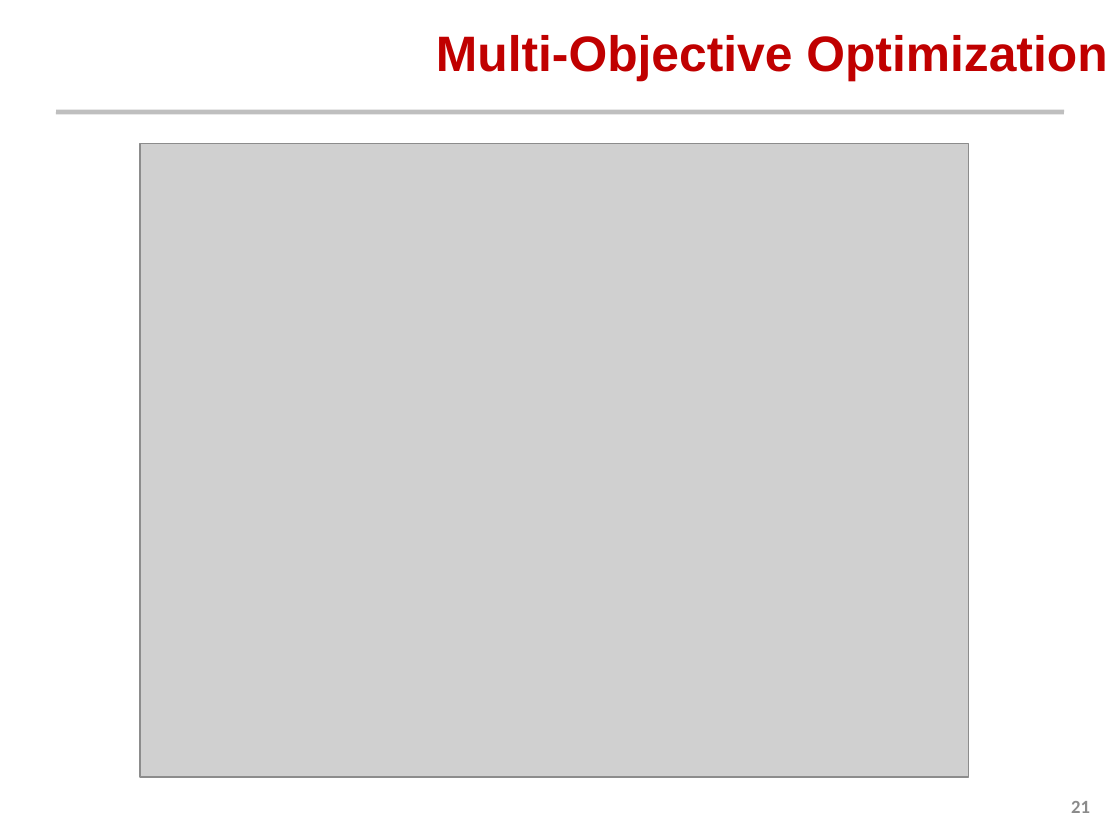
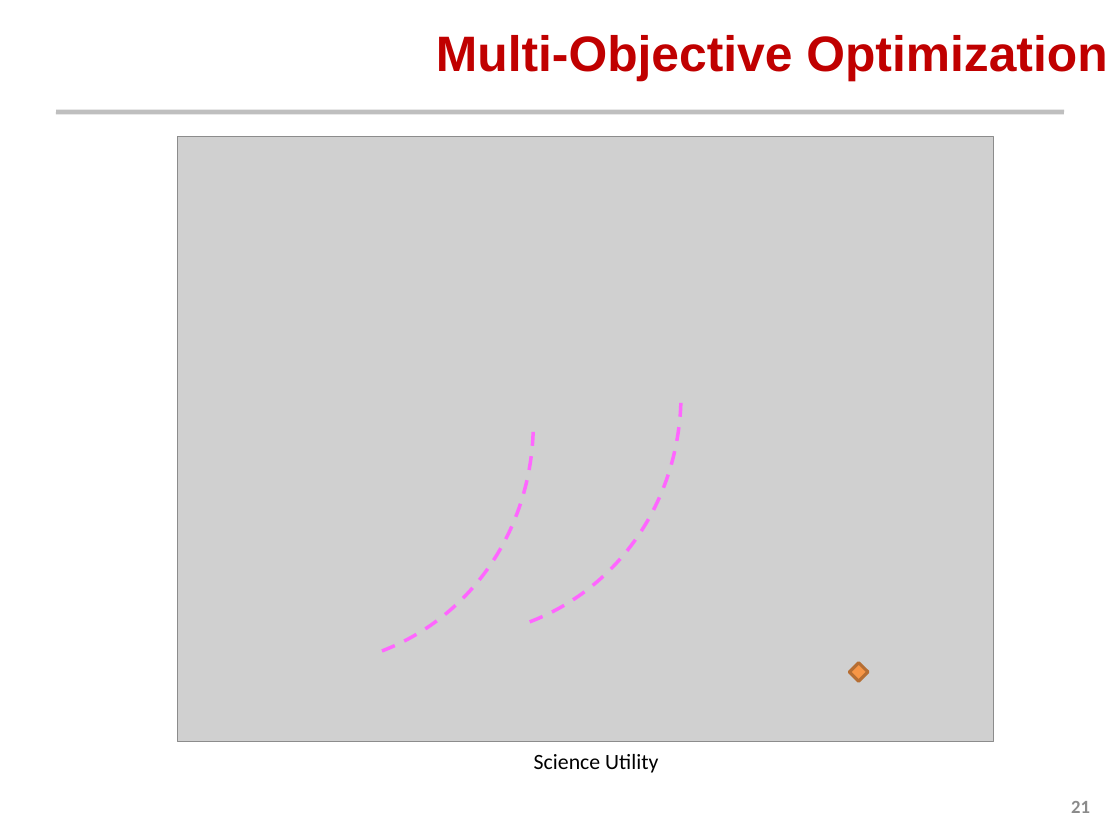
Before and after one commit to AeroSigma/Mars2040, a slide deck: slide 21 of MSDO/Assignment5/Mars 2040 Optimization Presentation.pptx. Drawn at 1120x840 pixels with LibreOffice and Linux fonts; fonts in the diff are those of the drawing; grey boxes stand for pictures; background and template pictures are left out. Boxes give left, top, right and bottom in pixels: in the first picture for what was removed or moved away, otherwise in the second. Text is boxed around its words. In the diff, an @@ line names an element or a change of style, - is before the commit and + after.

```diff
--- a/MSDO/Assignment5/Mars 2040 Optimization Presentation.pptx
+++ b/MSDO/Assignment5/Mars 2040 Optimization Presentation.pptx
@@ arc (boxed as its full ellipse) added at (129,65,751,704), outline #FF66FF 2.25 pt dashed @@
@@ arc (boxed as its full ellipse) added at (0,94,603,733), outline #FF66FF 2.25 pt dashed @@
@@ picture: place and size @@
-picture at (140,143,968,777)
+picture at (177,137,993,741)
@@ diamond added at (849,663,868,682), fill #F79646, outline #B76F34 2 pt @@
@@ text added at (534,754,658,773), 14 pt, text #000000 @@
+Science Utility
```
Also in this commit, not shown: 9 other slides changed, 2 slides added, 6 other files.
